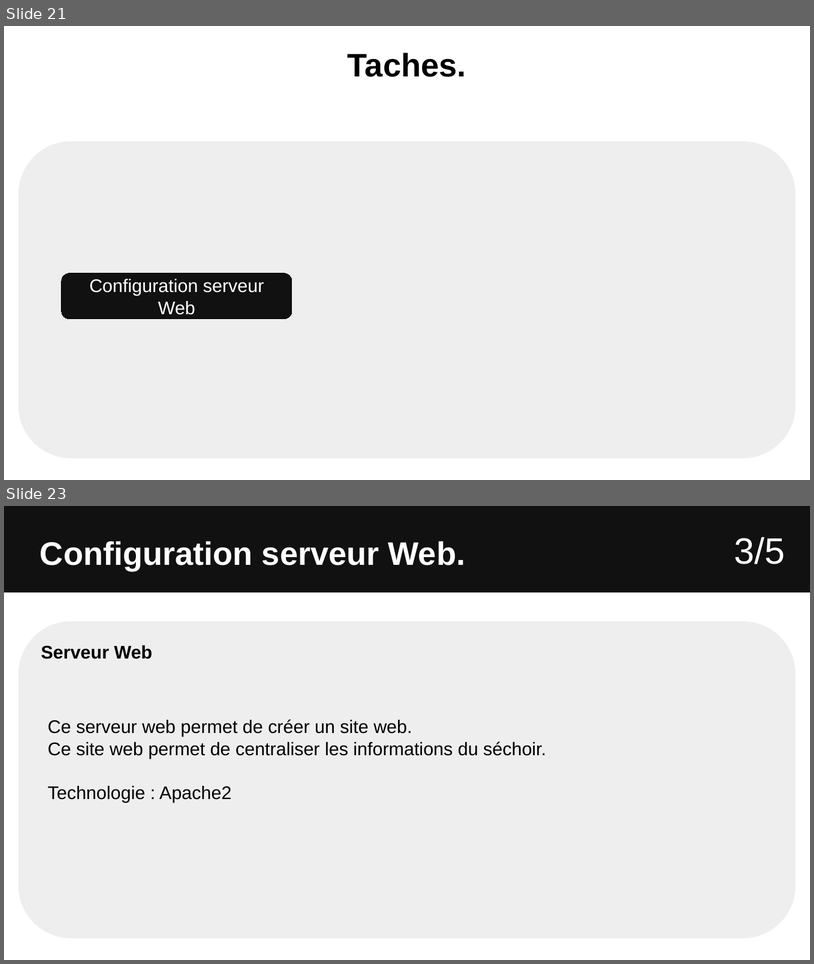
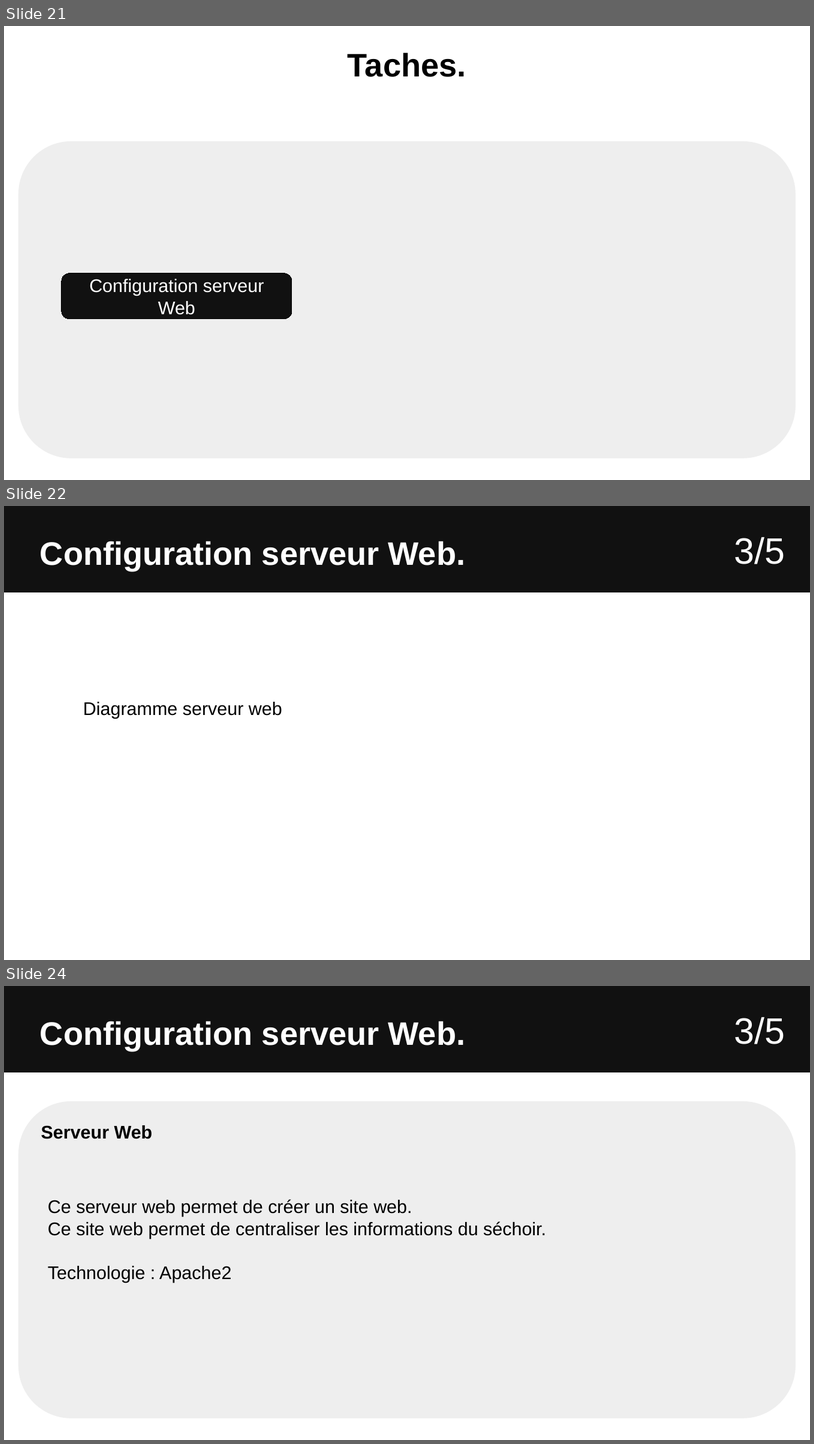
Before and after one commit to Sauvage89/sechoir-houblon, a slide deck: doc/diaporama/revu2/revu2_sauvage.odp. Shown one above the other, each under a label of ours: slides 21 and 23 before the commit, slides 21, 22 and 24 after it; the slides between them are not shown. The pictures are 814x964 and 814x1444 pixels, drawn with LibreOffice and Linux fonts; fonts in the diff are those of the drawing. Boxes give left, top, right and bottom in pixels: in the first picture for what was removed or moved away, otherwise in the second. Text is boxed around its words. In the diff, an @@ line names an element or a change of style, - is before the commit and + after.

```diff
--- a/doc/diaporama/revu2/revu2_sauvage.odp
+++ b/doc/diaporama/revu2/revu2_sauvage.odp
@@ slide 22 added at <box>4,506,810,960</box>, background #FFFFFF @@
@@ rectangle added at <box>4,506,810,592</box>, fill #111111 @@
@@ text added at <box>40,541,465,571</box>, 32 pt, text #FFFFFF, bold @@
+Configuration serveur Web.
@@ text added at <box>734,537,785,564</box>, 36 pt, text #FFFFFF @@
+3/5
@@ text added at <box>83,702,282,718</box>, 18 pt, text #000000 @@
+Diagramme serveur web
@@ what was slide 23 is now slide 24 @@
```
Also in this commit, not shown: 3 slides changed, 1 other slide added.
